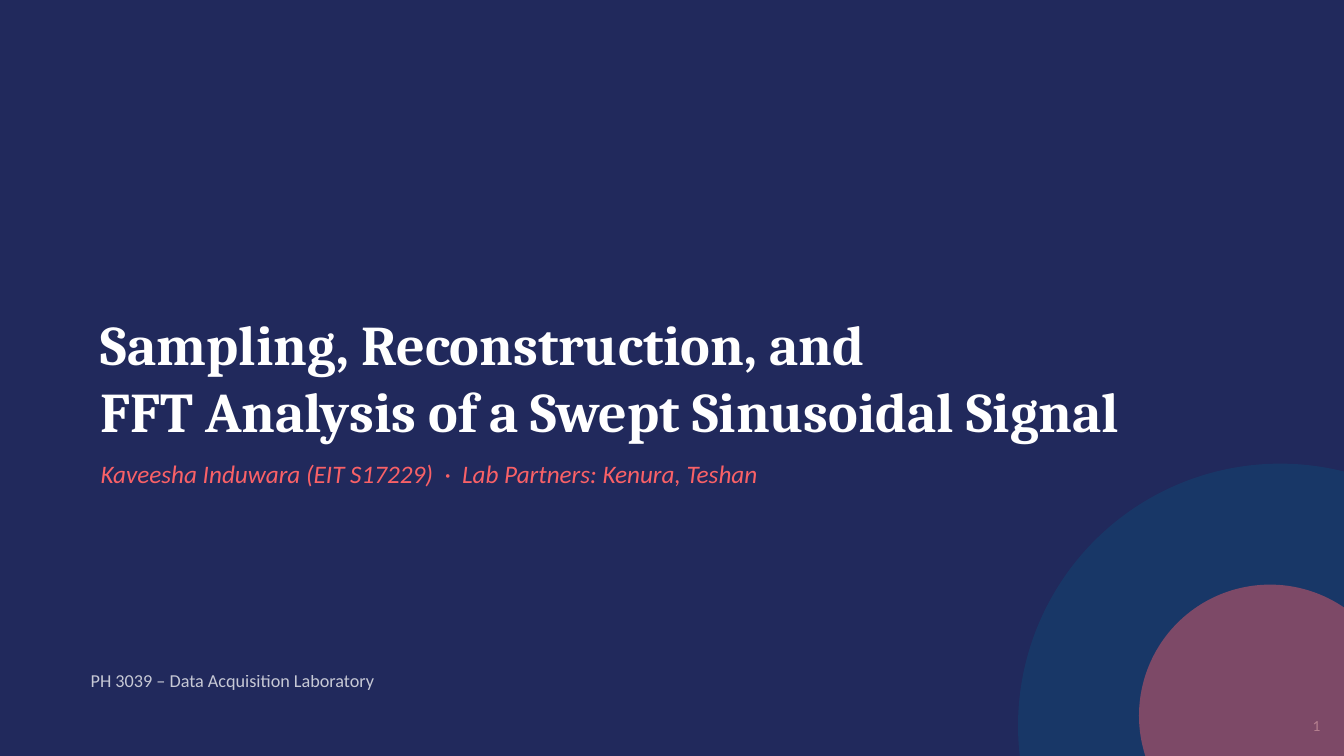
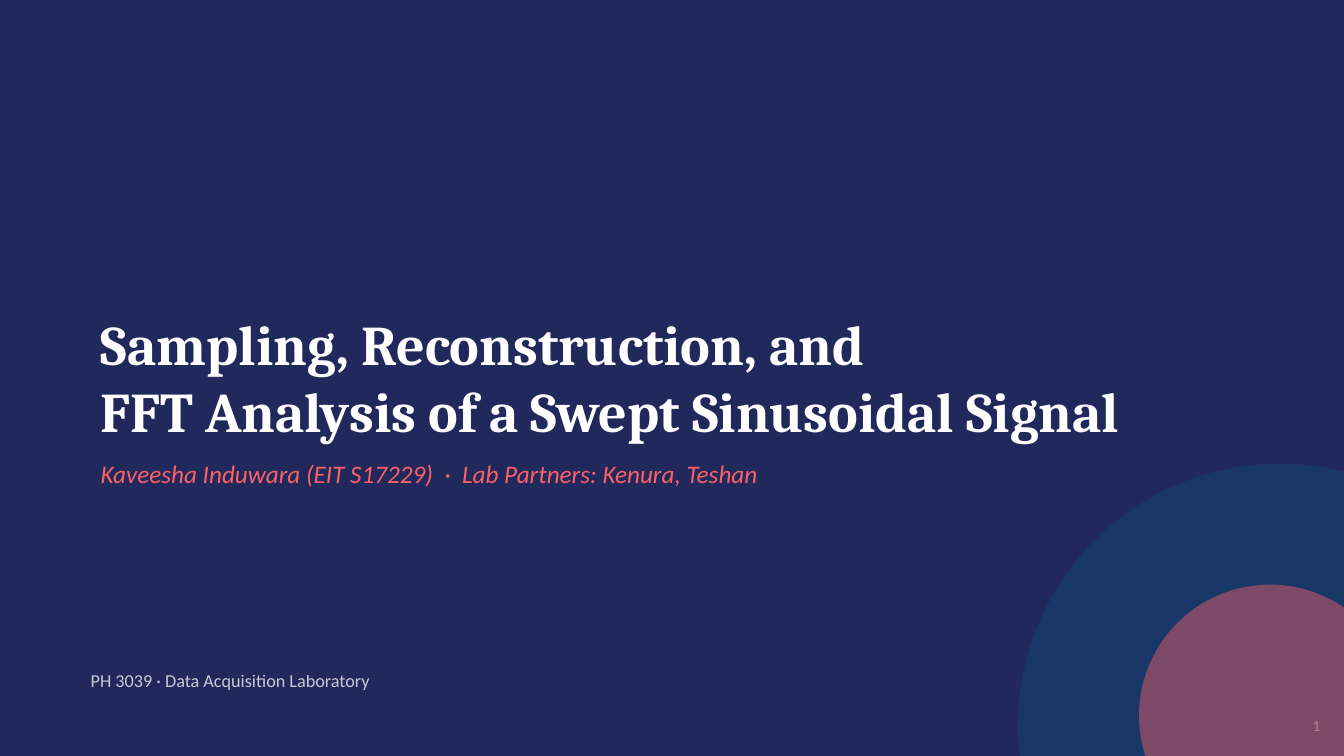
Before and after one commit to TSSwork/PH3039_lab_2, a slide deck: slide 1 of reports/PH3039_Sampling_FFT_Presentation(1).pptx. Drawn at 1344x756 pixels with LibreOffice and Linux fonts; fonts in the diff are those of the drawing. Boxes give left, top, right and bottom in pixels: in the first picture for what was removed or moved away, otherwise in the second. Text is boxed around its words. In the diff, an @@ line names an element or a change of style, - is before the commit and + after.

```diff
--- a/reports/PH3039_Sampling_FFT_Presentation(1).pptx
+++ b/reports/PH3039_Sampling_FFT_Presentation(1).pptx
@@ text at [91, 675, 369, 690]: text changed @@
-PH 3039 – Data Acquisition Laboratory
+PH 3039 · Data Acquisition Laboratory
```
Also in this commit, not shown: 7 other slides changed, 5 slides added, 2 slides removed.
